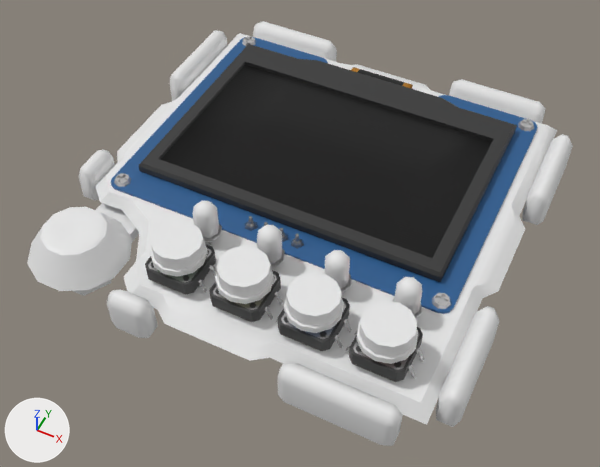
The Blender file Model.blend as it was, and as the next commit left it.
The view is the same before and after, from a 50 mm lens placed at (0.116, -0.245, 0.281), pointed at (0.003, -0.018, -0.002). Every picture has the same lights, and +X, +Y and +Z are marked at lower left. The picture after the commit comes second.

Names of what the first picture shows: 'Button Bases', 'Button1HL', 'Button2HL', 'Button3HL', 'Button4HL', 'Component_PuzzleBackground', 'LED 2', 'LED 3', 'LED 4', 'Screen', 'ScreenBoard', 'Screws', 'Solders', 'Strip' and 5 more.
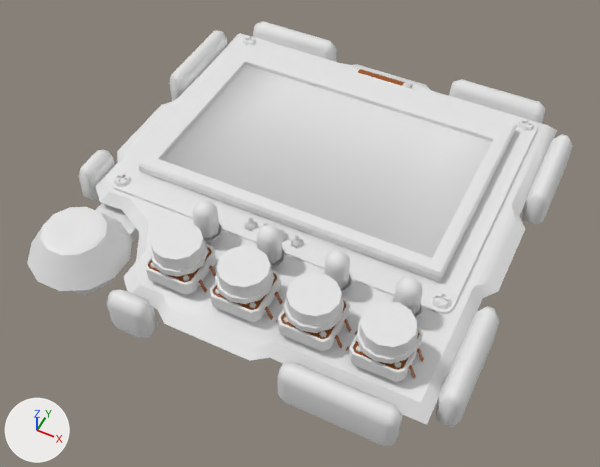
Location of each change, (x1, y1, x2, y2) in pixels of the pictures (600 x 467 px):
'ScreenBoard', recoloured
    both: (111, 37, 537, 314)
'Screws', recoloured
    both: (114, 36, 535, 309)
'Solders', recoloured (lighter)
    both: (245, 216, 304, 249)
part 1 of me_cube_001, recoloured (dark grey to white)
    both: (138, 44, 517, 282)
part 2 of me_cube_001, recoloured (black to white)
    both: (161, 65, 492, 258)
part 3 of me_plane_001, recoloured
    both: (351, 67, 413, 89)
part 4 of me_plane_001, recoloured (black to brown)
    both: (358, 69, 405, 86)
part 5 of me_cube_013, recoloured
    both: (145, 244, 423, 382)
part 6 of me_cube_013, recoloured
    both: (148, 248, 424, 379)

Patch to the scene script:
```diff
--- a/Model.blend.py
+++ b/Model.blend.py
@@ me_cube_001 @@
 me_cube_001.from_pydata(...)  # 60 vertices, 58 faces; spans x -0.0728..0.0728, y -0.0504..0.0566, z 0.0136..0.0184
 # used by ob_screen; parent = ob_screenboard; location = (0.0, 0.0192, 0.0027)
+# me_cube_001 part 1: all 53 faces that had it switch from mat_casing (dark grey #343434) to no material
+# me_cube_001 part 2: all 5 faces that had it switch from mat_screen (picture img_screen) to no material
@@ me_cube_002 @@
 me_cube_002.from_pydata(...)  # 60 vertices, 40 faces; spans x -0.082..0.082, y -0.063..0.066, z -0.001..0.001
-me_cube_002.materials.append(mat_board)  # blue #255b90
@@ me_plane @@
 me_plane.from_pydata(...)  # 120 vertices, 96 faces; spans x -0.0145..0.0145, y -0.0029..0.0029, z -0.0027..0.0031
-me_plane.materials.append(mat_solder)  # grey #a6a6a6
@@ me_cylinder_001 @@
 me_cylinder_001.from_pydata(...)  # 168 vertices, 112 faces; spans x -0.081..0.081, y -0.062..0.065, z 0.012..0.015
-me_cylinder_001.materials.append(mat_screws)  # light grey #dadada
@@ me_plane_001 @@
 me_plane_001.from_pydata(...)  # 168 vertices, 166 faces; spans x -0.0161..0.0161, y -0.0049..0.0086, z -0.0012..0.0024
 # used by ob_strip; parent = ob_screenboard; location = (0.0, 0.074, 0.0159)
+# me_plane_001 part 3: all 124 faces that had it switch from mat_strip_inner (brown #ad7200) to mat_text_white (white #e7e7e7)
+# me_plane_001 part 4: all 42 faces that had it switch from mat_strip_outer (black #000000) to mat_text_brown (brown #9b5100)
@@ me_cube_013 @@
 me_cube_013.from_pydata(...)  # 768 vertices, 616 faces; spans x -0.0597..0.0598, y -0.0111..0.0111, z -0.0096..0.0102
 # used by ob_button_bases; location = (0.0206, -0.0722, 0.0191)
+# me_cube_013 part 5: all 256 faces that had it switch from mat_casing (dark grey #343434) to mat_text_white (white #e7e7e7)
+# me_cube_013 part 6: all 360 faces that had it switch from mat_screws (light grey #dadada) to mat_text_brown (brown #9b5100)
```
